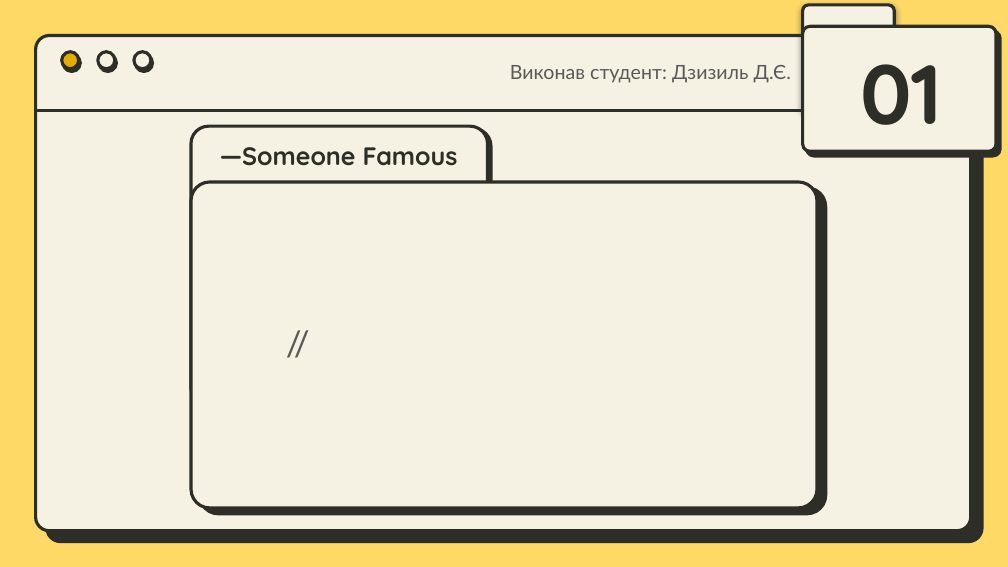
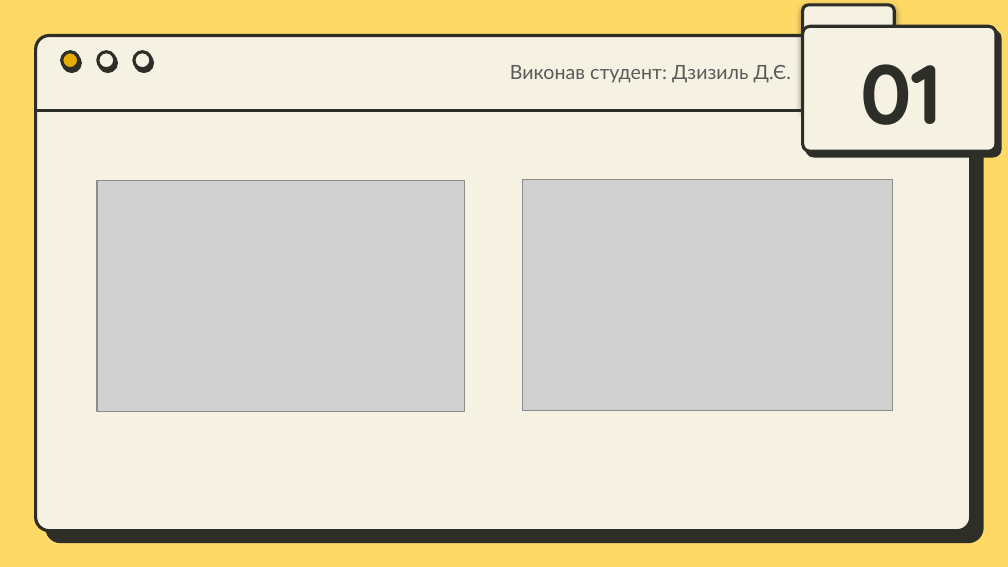
Before and after one commit to IvanChekh/MatematicainsLivesMatter, a slide deck: slide 8 of Workcase №3 .pptx (slide 4 before the commit). Drawn at 1008x567 pixels with LibreOffice and Linux fonts; fonts in the diff are those of the drawing; grey boxes stand for pictures. Boxes give left, top, right and bottom in pixels: in the first picture for what was removed or moved away, otherwise in the second. Text is boxed around its words. In the diff, an @@ line names an element or a change of style, - is before the commit and + after.

```diff
--- a/Workcase №3 .pptx
+++ b/Workcase №3 .pptx
@@ rounded rectangle removed at bbox=[191, 126, 487, 405] @@
@@ title removed at bbox=[220, 147, 458, 166] @@
-—Someone Famous
@@ picture added at bbox=[522, 179, 892, 410] @@
@@ picture added at bbox=[97, 180, 464, 411] @@
@@ rounded rectangle removed at bbox=[191, 182, 816, 508] @@
@@ subtitle removed at bbox=[276, 248, 733, 438] @@
-//
```
Also in this commit, not shown: 6 other slides changed, 8 slides added, 8 slides removed.
